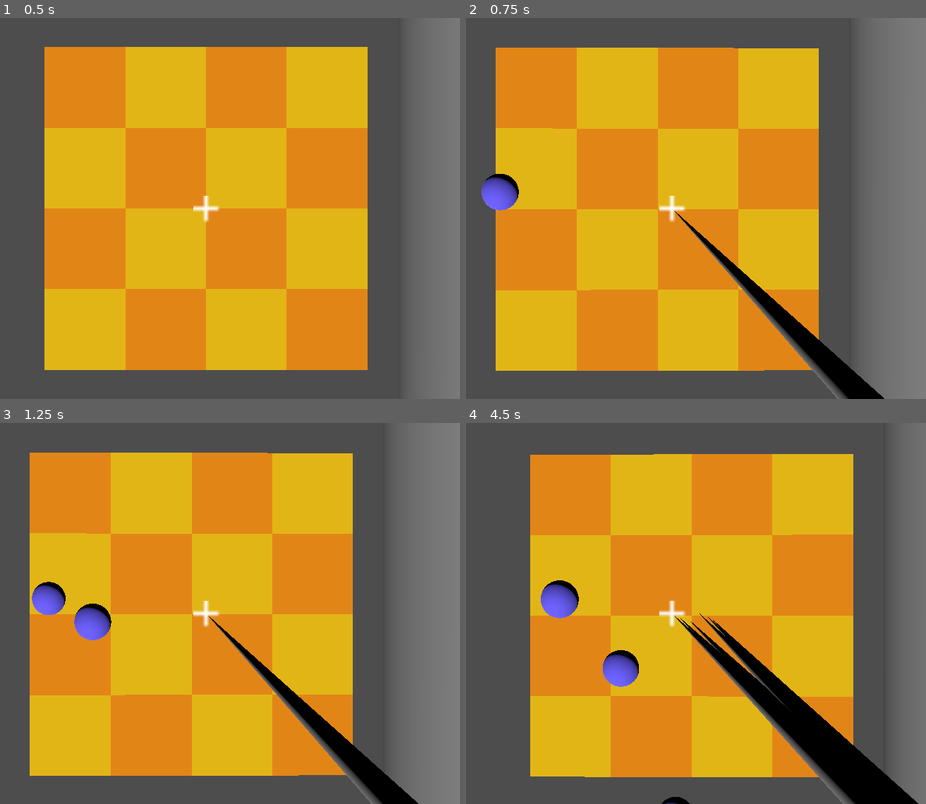
Above: before the commit, frames 1-4 (two rows, left to right).
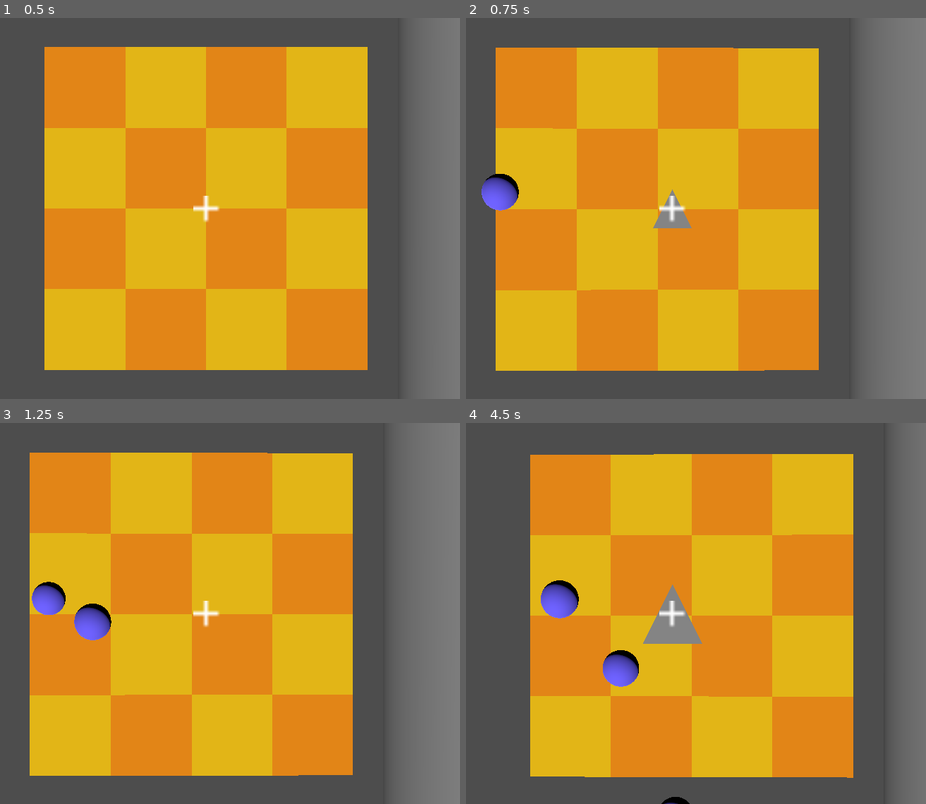
Above: after the commit, the same moments.

Repository: squonk4303/double-eagle
Game: Godot game, scene res://Scenes/shooting_gallery.tscn
Same seed, same stepped clock (60 frames per second), same inputs: the game is played once before the commit and once after it.
Inputs (mouse positions are in pixels of both pictures, inside the frame that each line leads up to):
- Up to frame 1 (0.5 s): no input
- Up to frame 2 (0.75 s): tap Enter at 0.5 s; move the mouse to (700, 208) at 0.52 s; press the mouse at (700, 208) at 0.53 s
- Up to frame 3 (1.25 s): no input
- Up to frame 4 (4.5 s): move the mouse to (645, 613) at 1.27 s; release the mouse at (645, 613) at 1.28 s; click (645, 613) at 1.35 s; move the mouse to (686, 605) at 2.02 s; press the mouse at (686, 605) at 2.03 s; move the mouse to (663, 621) at 2.77 s; release the mouse at (663, 621) at 2.78 s; click (663, 621) at 2.85 s; move the mouse to (709, 617) at 3.52 s; press the mouse at (709, 617) at 3.53 s; move the mouse to (636, 609) at 4.27 s; release the mouse at (636, 609) at 4.28 s; click (636, 609) at 4.35 s

Frame 1 is identical in both runs. In frame 2, 2.8% of the frame differs, in the area x 40-91%, y 45-100%; in frame 3, 2.5%; in frame 4, 6.3%, in the area x 38-99%, y 42-100%.

Commit message:
Move bullet tracer scene to make space for bullet scene

Diff:
--- /dev/null
+++ b/Scenes/bullet.gd
@@ -0,0 +1,34 @@
+extends Node3D
+
+const BULLET_SPEED = 140
+
+const KILL_TIMER = 4
+var timer = 0
+
+var hit_something_yet = false
+
+
+func _ready():
+    $Area3D.body_entered.connect(self.collided)
+
+
+func initialize(start_position: Vector3, start_rotation: Vector3):
+    position = start_position
+    rotation = start_rotation
+
+
+func _physics_process(delta):
+    # https://docs.godotengine.org/en/stable/classes/class_node3d.html#class-node3d-property-global-transform
+    var forward_dir = global_transform.basis.z.normalized()
+    forward_dir = Vector3(0, 0, -1)
+    translate(forward_dir * BULLET_SPEED * delta)
+
+
+func collided(body):
+    print("hit something", position)
+    if !hit_something_yet:
+        if body.has_method("bullet_hit"):
+            pass
+
+    hit_something_yet = true
+    queue_free()
--- a/Scenes/bullet.tscn
+++ b/Scenes/bullet.tscn
@@ -1,15 +1,18 @@
-[gd_scene load_steps=3 format=3 uid="uid://bx5n31jm0mov6"]
+[gd_scene load_steps=4 format=3 uid="uid://bx5n31jm0mov6"]
 
-[ext_resource type="Script" uid="uid://23l78leh6w1m" path="res://Scripts/bullet.gd" id="1_xjght"]
+[ext_resource type="Script" uid="uid://b7ju0db58gw10" path="res://Scenes/bullet.gd" id="1_xjght"]
 
-[sub_resource type="CylinderMesh" id="CylinderMesh_4mw4s"]
+[sub_resource type="PrismMesh" id="PrismMesh_4mw4s"]
 
-[node name="Bullet" type="Area3D"]
+[sub_resource type="BoxShape3D" id="BoxShape3D_xjght"]
+
+[node name="Bullet" type="Node3D"]
 script = ExtResource("1_xjght")
 
 [node name="MeshInstance3D" type="MeshInstance3D" parent="."]
-transform = Transform3D(0.00176464, 0, 0, 0, -1.20328e-07, 0.00176464, 0, -2.75279, -7.71351e-11, 0, 7.68219e-11, -2.7845)
-mesh = SubResource("CylinderMesh_4mw4s")
+mesh = SubResource("PrismMesh_4mw4s")
 
-[node name="RayCast3D" type="RayCast3D" parent="."]
-transform = Transform3D(1.91069e-15, 4.37114e-08, 1, 1, -4.37114e-08, 0, 4.37114e-08, 1, -4.37114e-08, 0, 0, 0)
+[node name="Area3D" type="Area3D" parent="."]
+
+[node name="CollisionShape3D" type="CollisionShape3D" parent="Area3D"]
+shape = SubResource("BoxShape3D_xjght")
--- /dev/null
+++ b/Scenes/tracer.tscn
@@ -0,0 +1,19 @@
+[gd_scene load_steps=4 format=3 uid="uid://dkvbmaoycrse1"]
+
+[ext_resource type="Script" uid="uid://23l78leh6w1m" path="res://Scripts/tracer.gd" id="1_rds43"]
+
+[sub_resource type="CylinderMesh" id="CylinderMesh_4mw4s"]
+
+[sub_resource type="BoxShape3D" id="BoxShape3D_xjght"]
+size = Vector3(0.00489453, 258.841, 0.00782776)
+
+[node name="Tracer" type="Area3D"]
+script = ExtResource("1_rds43")
+
+[node name="MeshInstance3D" type="MeshInstance3D" parent="."]
+transform = Transform3D(0.002, 0, 0, 0, -1.31134e-07, 0.002, 0, -3, -8.74228e-11, 0, 0, -3.021)
+mesh = SubResource("CylinderMesh_4mw4s")
+
+[node name="CollisionShape3D" type="CollisionShape3D" parent="."]
+transform = Transform3D(1, 0, 0, 0, -4.37114e-08, 1, 0, -1, -4.37114e-08, -0.0002027, -0.00128309, -129.445)
+shape = SubResource("BoxShape3D_xjght")
--- a/Scripts/bullet.gd
+++ /dev/null
@@ -1,18 +0,0 @@
-extends Node3D
-
-@onready var ray = $RayCast3D
-
-
-func initialize(start_position, start_rotation):
-    position = start_position
-    rotation = start_rotation
-
-func _physics_process(delta: float) -> void:
-    var space_state = get_world_3d().direct_space_state
-    if $RayCast3D.is_colliding():
-        print("I collided")
-        var collider = ray.get_collider()
-        collider.add_force(Vector3(0, 1000, 0))
-        collider.on_ray_hit()
-
-    # queue_free()
--- /dev/null
+++ b/Scripts/tracer.gd
@@ -0,0 +1,17 @@
+extends Node3D
+
+# @onready var ray = $RayCast3D
+
+
+func initialize(start_position, start_rotation):
+    position = start_position
+    rotation = start_rotation
+
+
+func on_body_entered():
+    print("something entered bullet")
+
+
+func _physics_process(delta: float) -> void:
+    pass
+    # queue_free()
Not shown, added: Scenes/bullet.gd.uid
Renamed: Scripts/bullet.gd.uid -> Scripts/tracer.gd.uid
